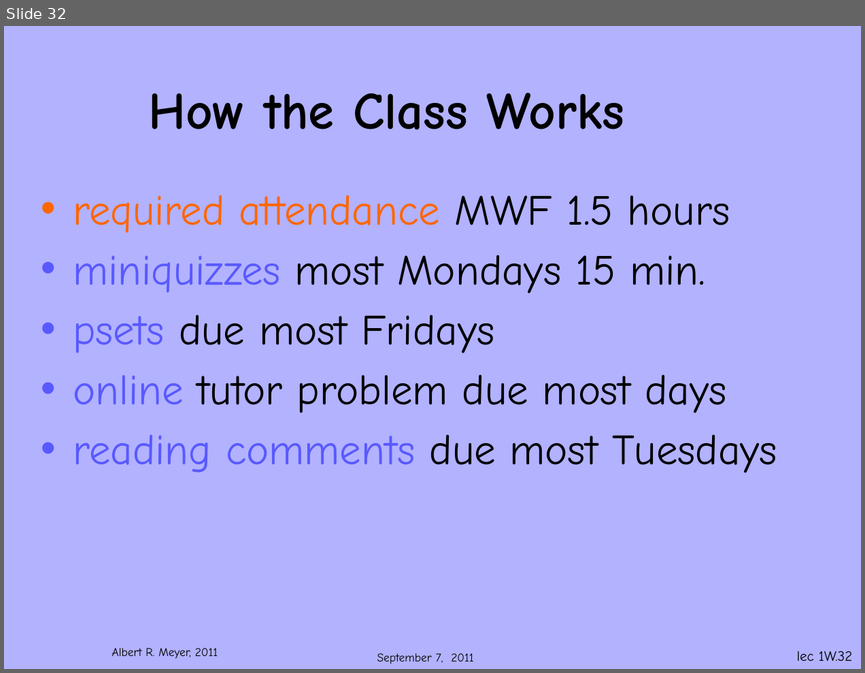
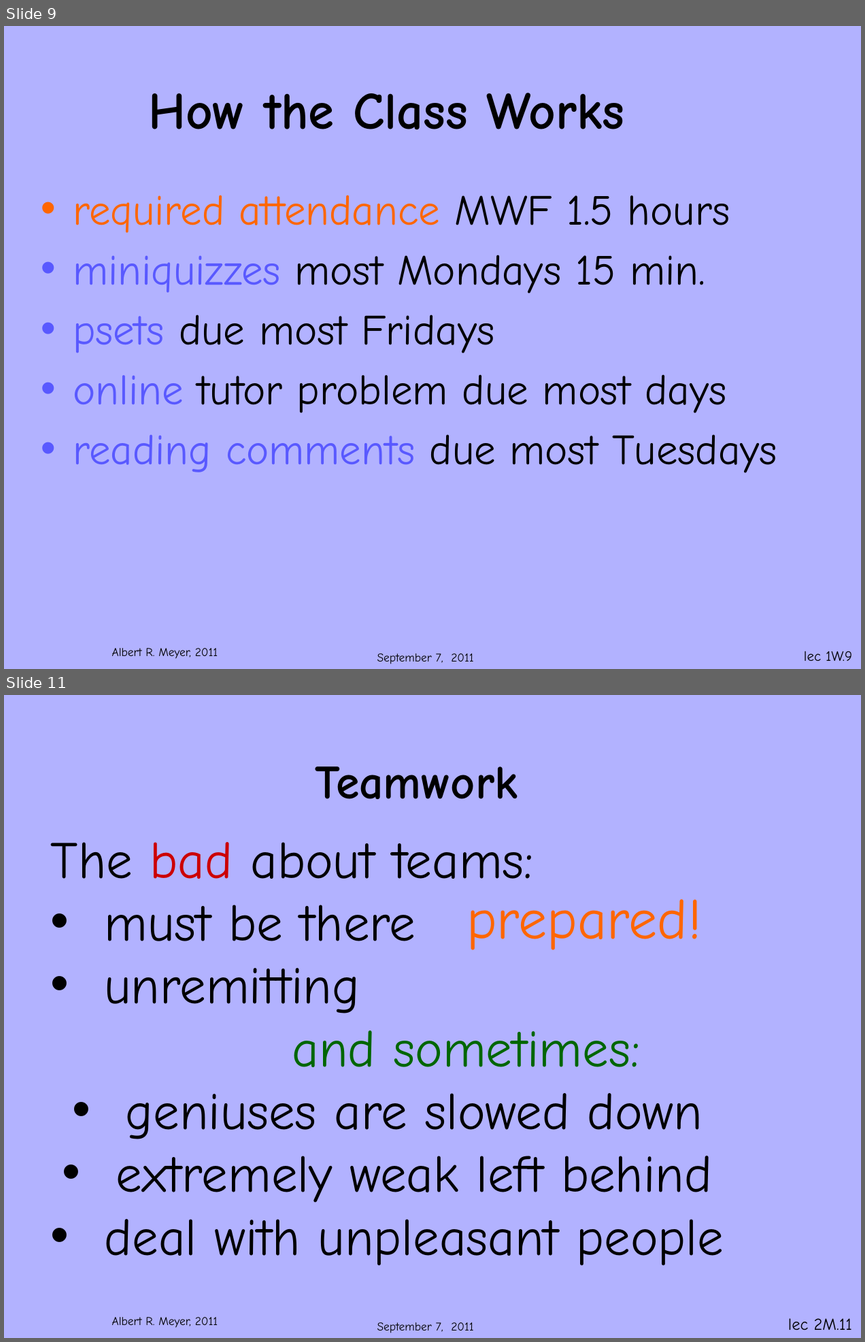
Before and after one commit to armeyer/mcs_web, a slide deck: fall11/slidesF11/slides1w.pptx. Shown one above the other, each under a label of ours: slide 32 before the commit, slides 9 and 11 after it; the slides between them are not shown. The pictures are 865x673 and 865x1342 pixels, drawn with LibreOffice and Linux fonts; fonts in the diff are those of the drawing; background and template pictures are left out. Boxes give left, top, right and bottom in pixels: in the first picture for what was removed or moved away, otherwise in the second. Text is boxed around its words. In the diff, an @@ line names an element or a change of style, - is before the commit and + after.

```diff
--- a/fall11/slidesF11/slides1w.pptx
+++ b/fall11/slidesF11/slides1w.pptx
@@ slide 11 added at [4,695,861,1338], background #B2B2FF; not listed: 2 template elements that a slide beside it also shows @@
@@ title added at [315,766,517,799], 40 pt, text #000000, bold @@
+Teamwork
@@ text added at [51,842,723,1266], 44 pt, text #000000 @@
+The bad about teams:
+• must be there
+• unremitting
+and sometimes:
+• geniuses are slowed down
+• extremely weak left behind
+• deal with unpleasant people
@@ text added at [466,899,701,950], 48 pt, text #FF6600 @@
+prepared!
@@ page number added at [788,1318,853,1329], 14 pt, text #000000 @@
+lec 2M.11
@@ what was slide 32 is now slide 9 @@
@@ page number at [804,651,852,660]: text changed @@
-lec 1W.32
+lec 1W.9
```
Also in this commit, not shown: 2 other slides added, 2 other files.
